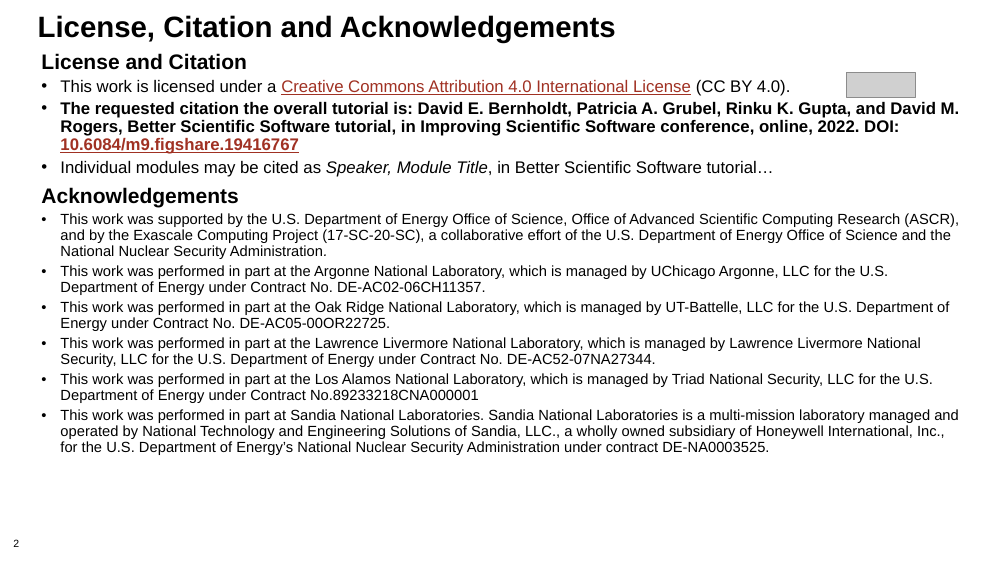
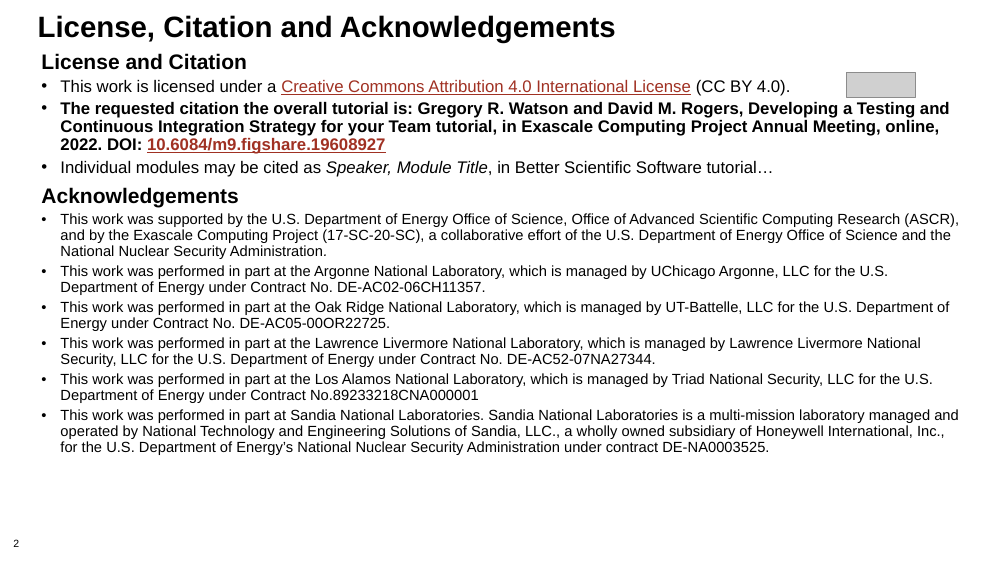
Before and after one commit to bssw-tutorial/presentations, a slide deck: slide 2 of intro.pptx. Drawn at 1008x567 pixels with LibreOffice and Linux fonts; fonts in the diff are those of the drawing; grey boxes stand for pictures; background and template pictures are left out. Boxes give left, top, right and bottom in pixels: in the first picture for what was removed or moved away, otherwise in the second. Text is boxed around its words. In the diff, an @@ line names an element or a change of style, - is before the commit and + after.

```diff
--- a/intro.pptx
+++ b/intro.pptx
@@ text at <box>60,102,950,154</box>: text changed @@
-• The requested citation the overall tutorial is: David E. Bernholdt, Patricia A. Grubel, Rinku K. Gupta, and David M. Rogers, Better Scientific Software tutorial, in Improving Scientific Software conference, online, 2022. DOI: 10.6084/m9.figshare.19416767
+• The requested citation the overall tutorial is: Gregory R. Watson and David M. Rogers, Developing a Testing and Continuous Integration Strategy for your Team tutorial, in Exascale Computing Project Annual Meeting, online, 2022. DOI: 10.6084/m9.figshare.19608927
```
Also in this commit, not shown: 4 other slides changed, 6 other files.
